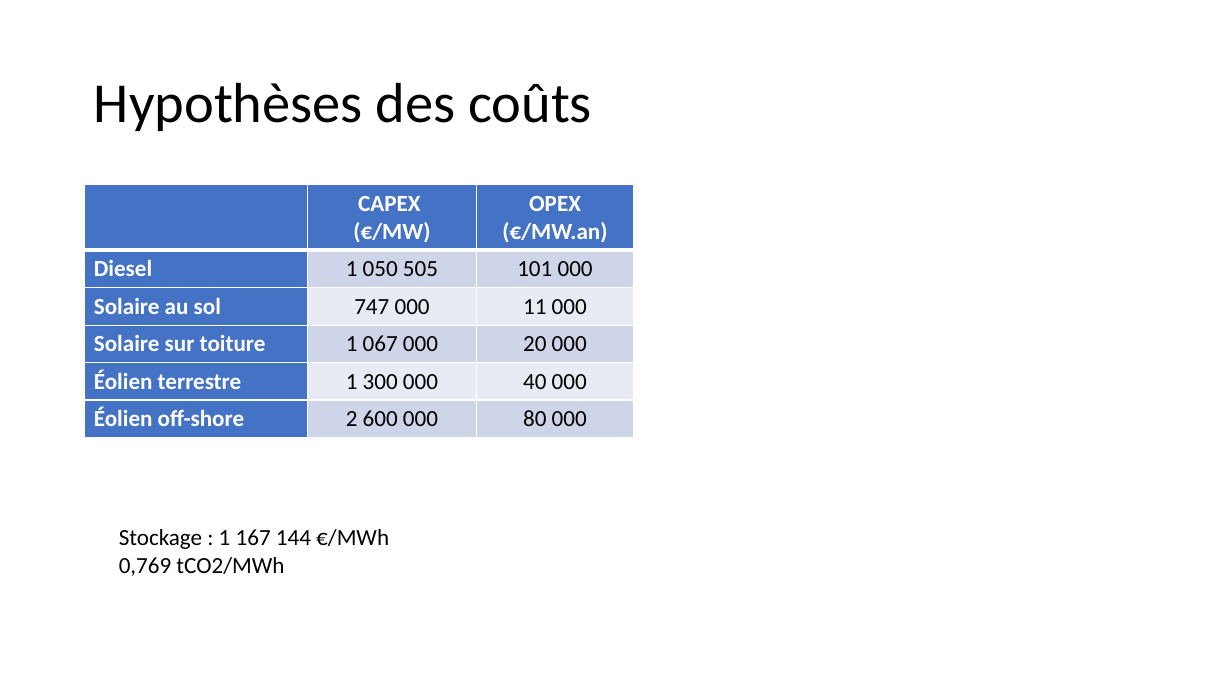
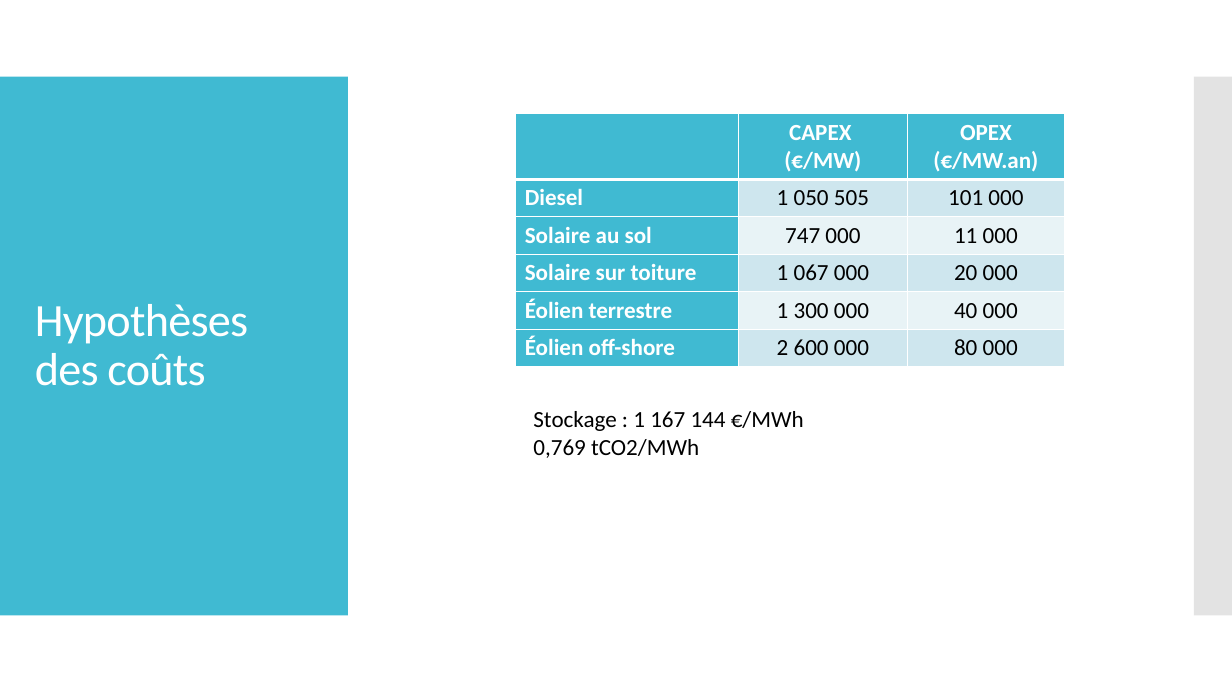
Before and after one commit to cledat/Projet-EA314, a slide deck: slide 9 of rapport.pptx (slide 12 before the commit). Drawn at 1232x693 pixels with LibreOffice and Linux fonts; fonts in the diff are those of the drawing. Boxes give left, top, right and bottom in pixels: in the first picture for what was removed or moved away, otherwise in the second. Text is boxed around its words. In the diff, an @@ line names an element or a change of style, - is before the commit and + after.

```diff
--- a/rapport.pptx
+++ b/rapport.pptx
@@ rectangle added at [0, 77, 348, 616], fill #40BAD2 @@
@@ rectangle added at [1194, 77, 1232, 616], fill #C8C8C8 at 50% opacity @@
@@ title "Hypothèses des coûts": place and size @@
-title "Hypothèses des coûts" at [94, 82, 592, 131]
+title "Hypothèses des coûts" at [35, 304, 248, 386]
@@ title "Hypothèses des coûts" at [35, 304, 248, 386]: size 44 to 36 pt, text colour #000000 to #FFFFFF, letter spacing 0 to -0.6 pt @@
@@ table at [516, 114, 1065, 366] @@
@@ fill #4472C4 to #40BAD2 in 8 cells @@
@@ fill #CFD5EA to #CFE7EE in 6 cells @@
@@ fill #E9EBF5 to #E8F3F7 in 4 cells @@
@@ table: place and size @@
-table at [85, 185, 634, 437]
+table at [516, 114, 1065, 366]
@@ text "Stockage : 1 167 144 ...": place and size @@
-text "Stockage : 1 167 144 ..." at [119, 529, 389, 576]
+text "Stockage : 1 167 144 ..." at [533, 411, 804, 458]
```
Also in this commit, not shown: 16 other slides changed, 3 slides removed, 1 other file.
